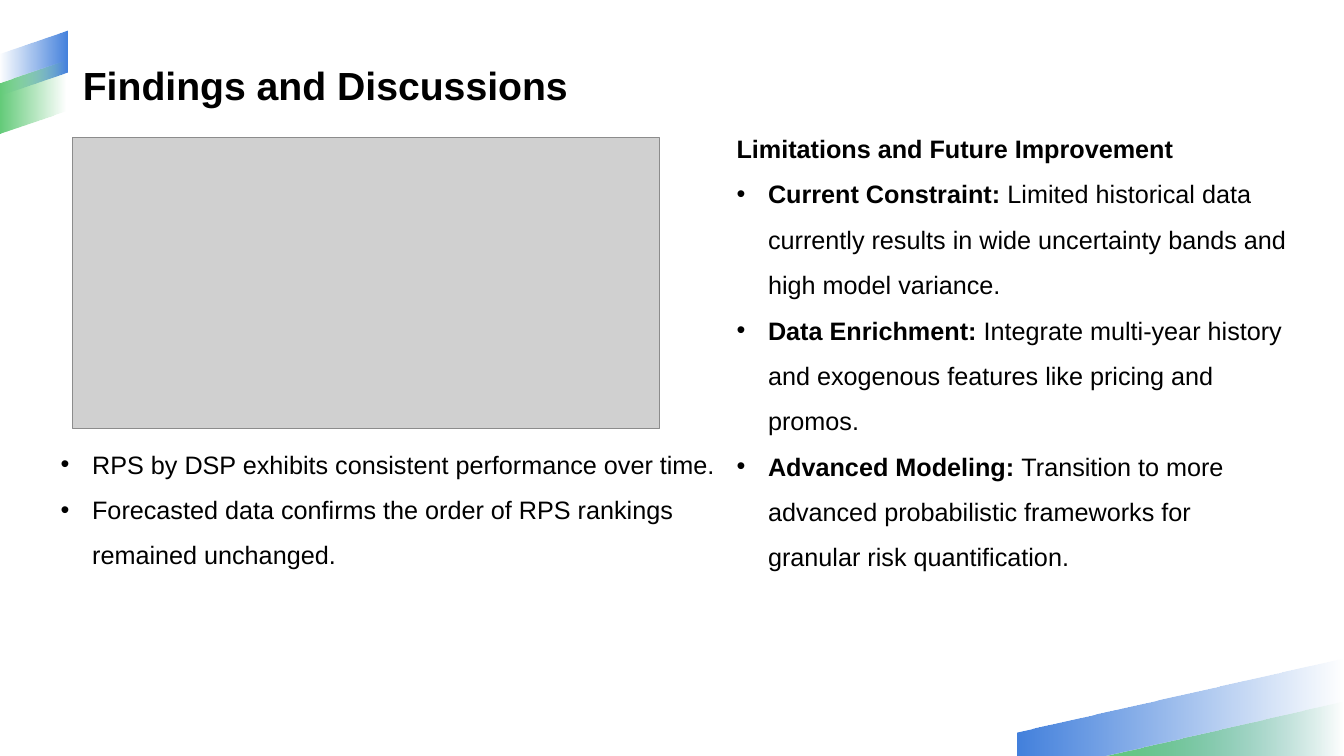
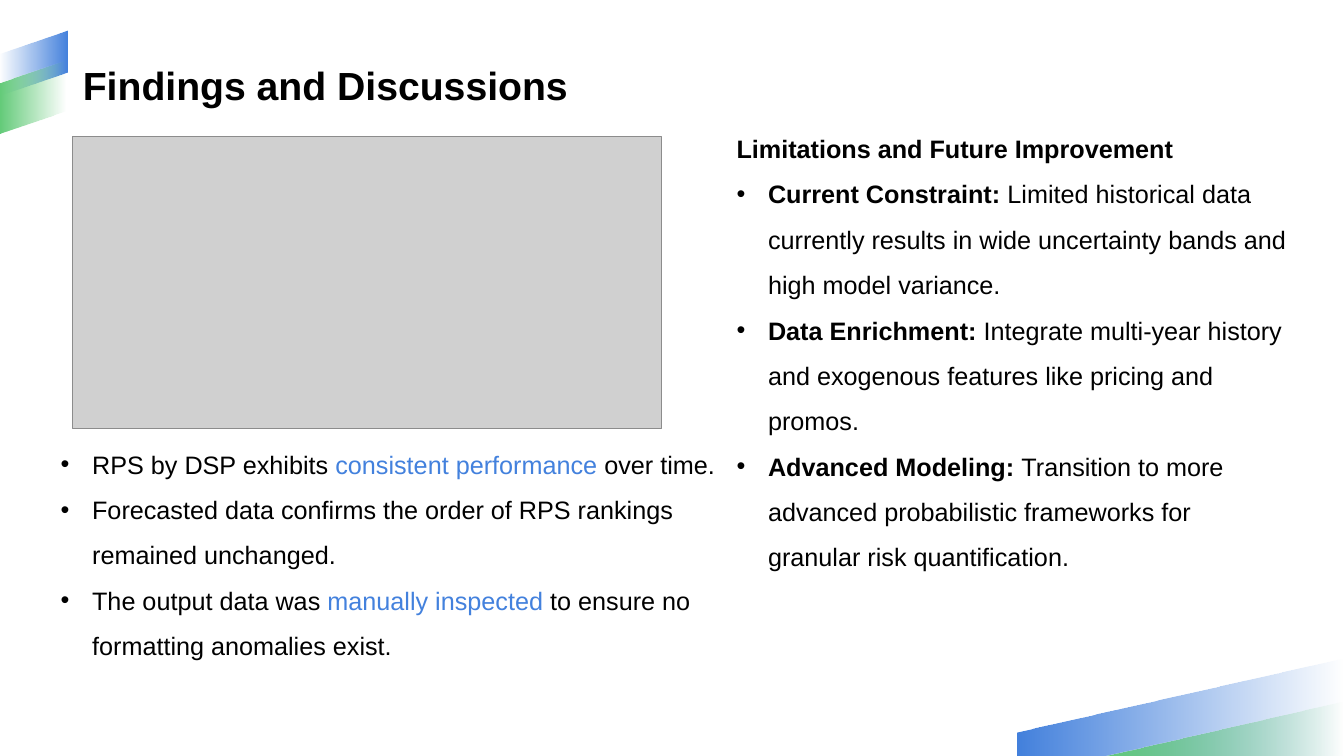
Before and after one commit to NathanPalaiologos/CMG-case-study, a slide deck: slide 8 of CMG Case Study Slide.pptx. Drawn at 1344x756 pixels with LibreOffice and Linux fonts; fonts in the diff are those of the drawing; grey boxes stand for pictures; background and template pictures are left out. Boxes give left, top, right and bottom in pixels: in the first picture for what was removed or moved away, otherwise in the second. Text is boxed around its words. In the diff, an @@ line names an element or a change of style, - is before the commit and + after.

```diff
--- a/CMG Case Study Slide.pptx
+++ b/CMG Case Study Slide.pptx
@@ text at [92,455,715,479]: text colour #000000 to #4381DD in "consistent performance" @@
@@ text at [92,591,690,661]: paragraph added @@
+• The output data was manually inspected to ensure no formatting anomalies exist.
```
Also in this commit, not shown: 9 other slides changed, 10 other files.
